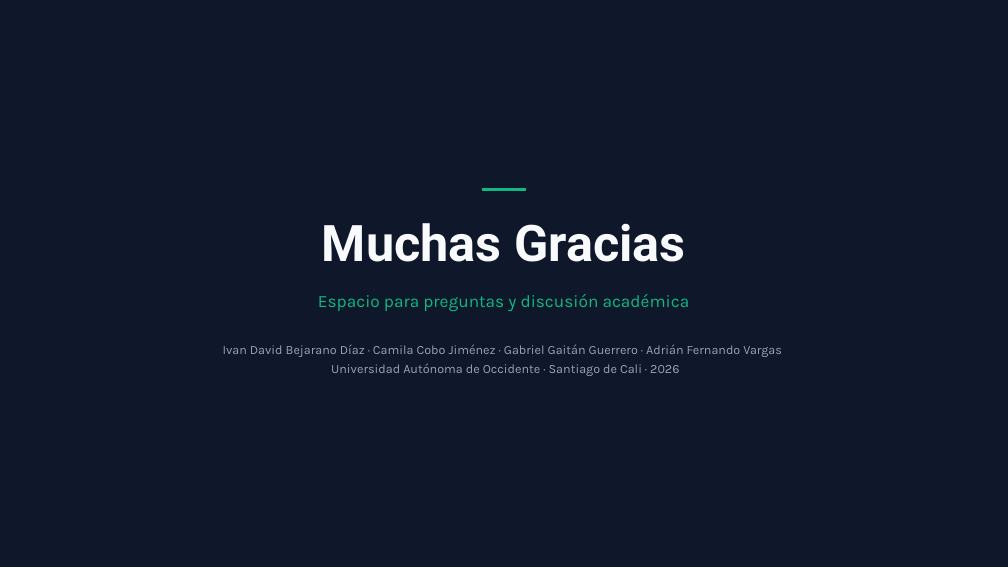
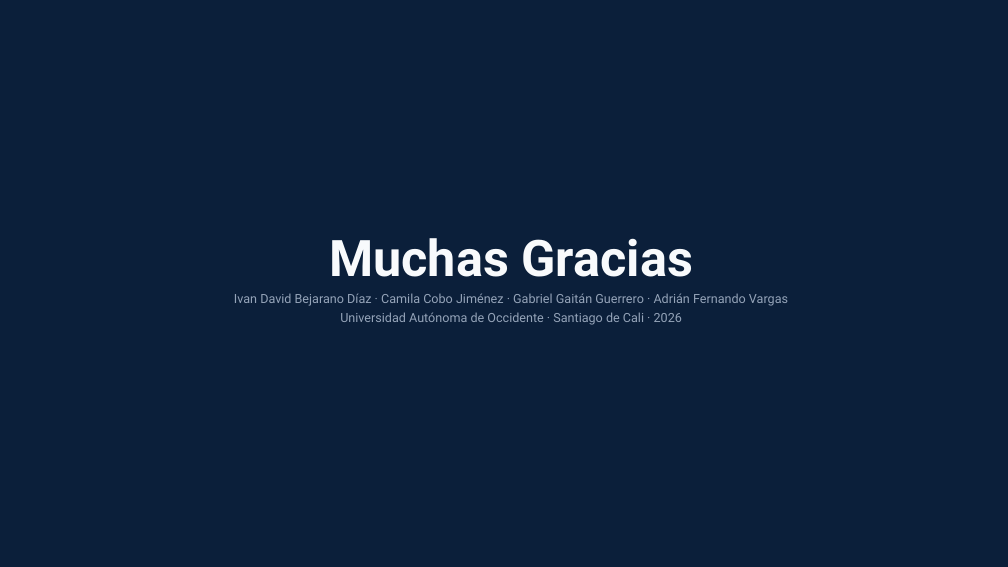
Before and after one commit to ivandavbejarano-coder/AMBIENTE_DESARROLLO, a slide deck: slide 16 of descargas/PRESENTACION_PIROLISIS_RCB_UAO_2026.pptx. Drawn at 1008x567 pixels with LibreOffice and Linux fonts; fonts in the diff are those of the drawing; background and template pictures are left out. Boxes give left, top, right and bottom in pixels: in the first picture for what was removed or moved away, otherwise in the second. Text is boxed around its words. In the diff, an @@ line names an element or a change of style, - is before the commit and + after.

```diff
--- a/descargas/PRESENTACION_PIROLISIS_RCB_UAO_2026.pptx
+++ b/descargas/PRESENTACION_PIROLISIS_RCB_UAO_2026.pptx
@@ background #0F172A to #0B1F3A @@
@@ freeform shape removed at (482, 188, 526, 191) @@
@@ text at (234, 238, 788, 325): text changed; font Karla to Roboto @@
-Ivan David Bejarano Díaz · Camila Cobo Jiménez · Gabriel Gaitán Guerrero · Adrián Fernando Vargas
-Universidad Autónoma de Occidente · Santiago de Cali · 2026
+Muchas Gracias
+Ivan David Bejarano Díaz · Camila Cobo Jiménez · Gabriel Gaitán Guerrero · Adrián Fernando Vargas Universidad Autónoma de Occidente · Santiago de Cali · 2026
@@ text removed at (322, 223, 686, 262) @@
-Muchas Gracias
@@ text removed at (318, 294, 690, 311) @@
-Espacio para preguntas y discusión académica
```
Also in this commit, not shown: 15 other slides changed, 1 other file.
